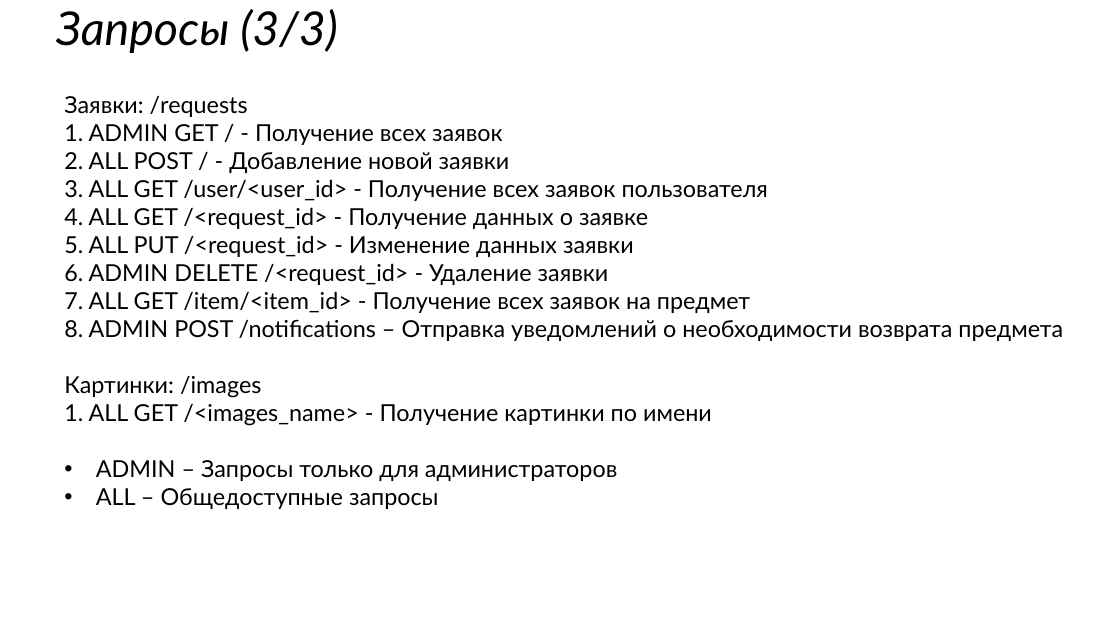
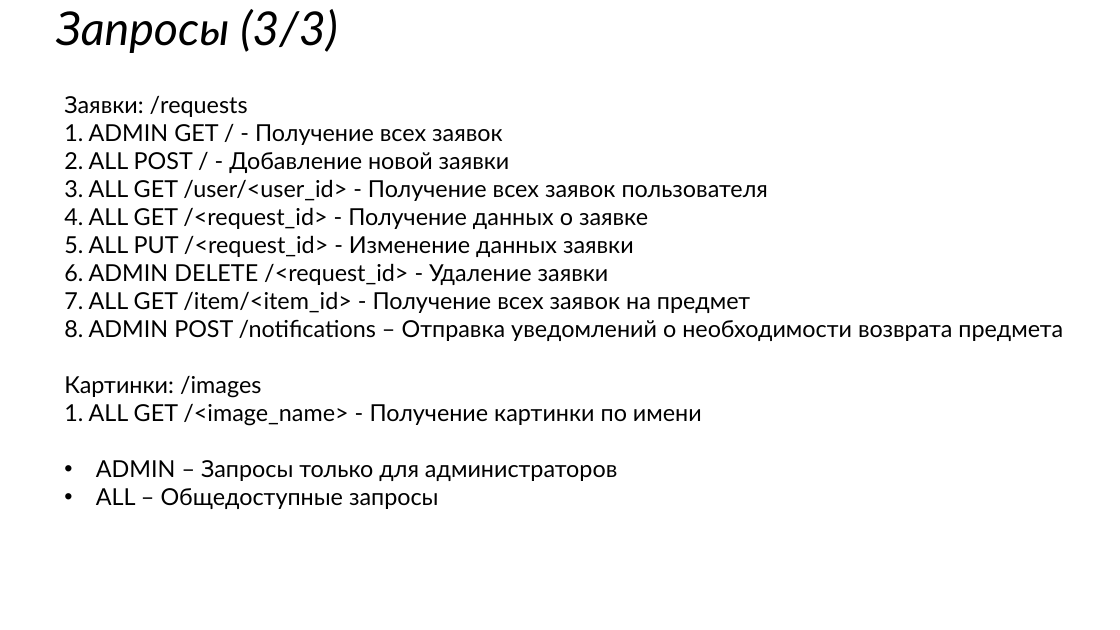
Before and after one commit to PrimatElite/ILIS-API, a slide deck: slide 7 of presentation/ILIS (Item Lending Intermediary Service).pptx. Drawn at 1120x630 pixels with LibreOffice and Linux fonts; fonts in the diff are those of the drawing. Boxes give left, top, right and bottom in pixels: in the first picture for what was removed or moved away, otherwise in the second. Text is boxed around its words. In the diff, an @@ line names an element or a change of style, - is before the commit and + after.

```diff
--- a/presentation/ILIS (Item Lending Intermediary Service).pptx
+++ b/presentation/ILIS (Item Lending Intermediary Service).pptx
@@ text at [64, 403, 702, 426]: text changed @@
-1. ALL GET /<images_name> - Получение картинки по имени
+1. ALL GET /<image_name> - Получение картинки по имени
```
Also in this commit, not shown: 1 other slide changed, 1 other file.
